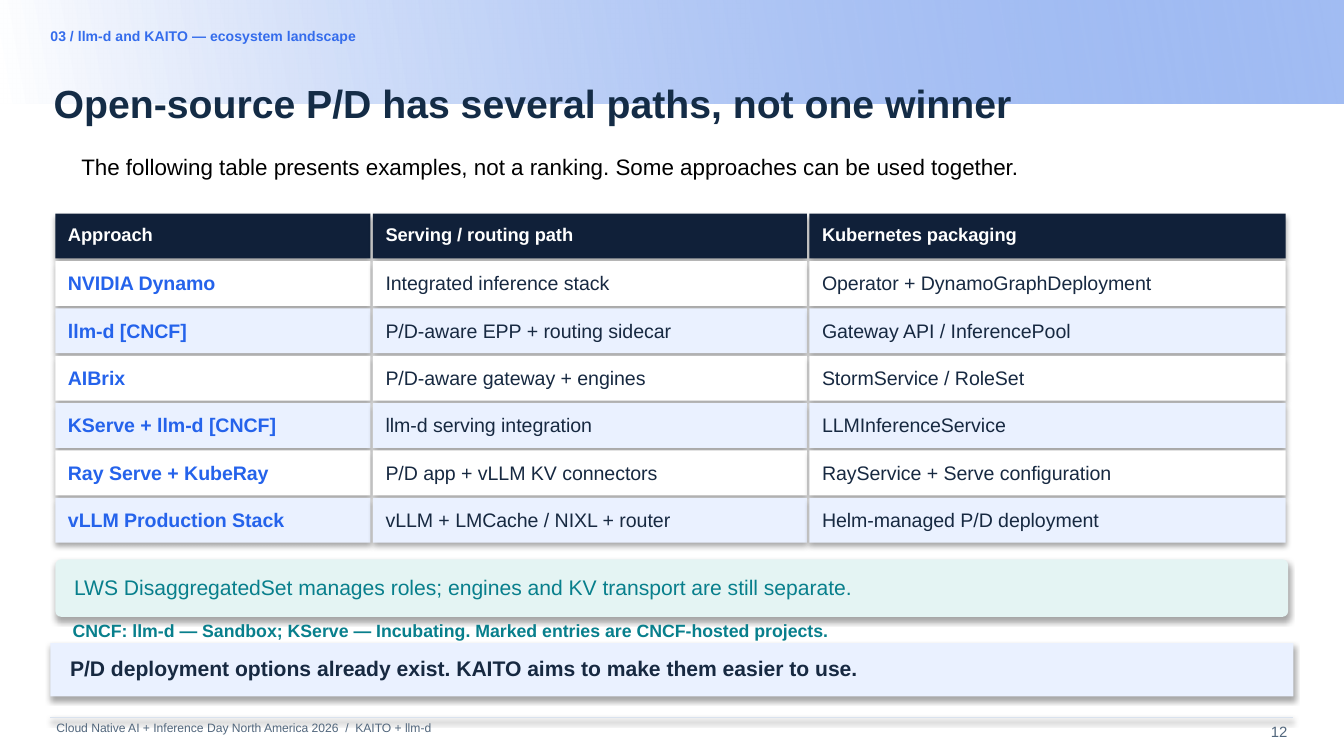
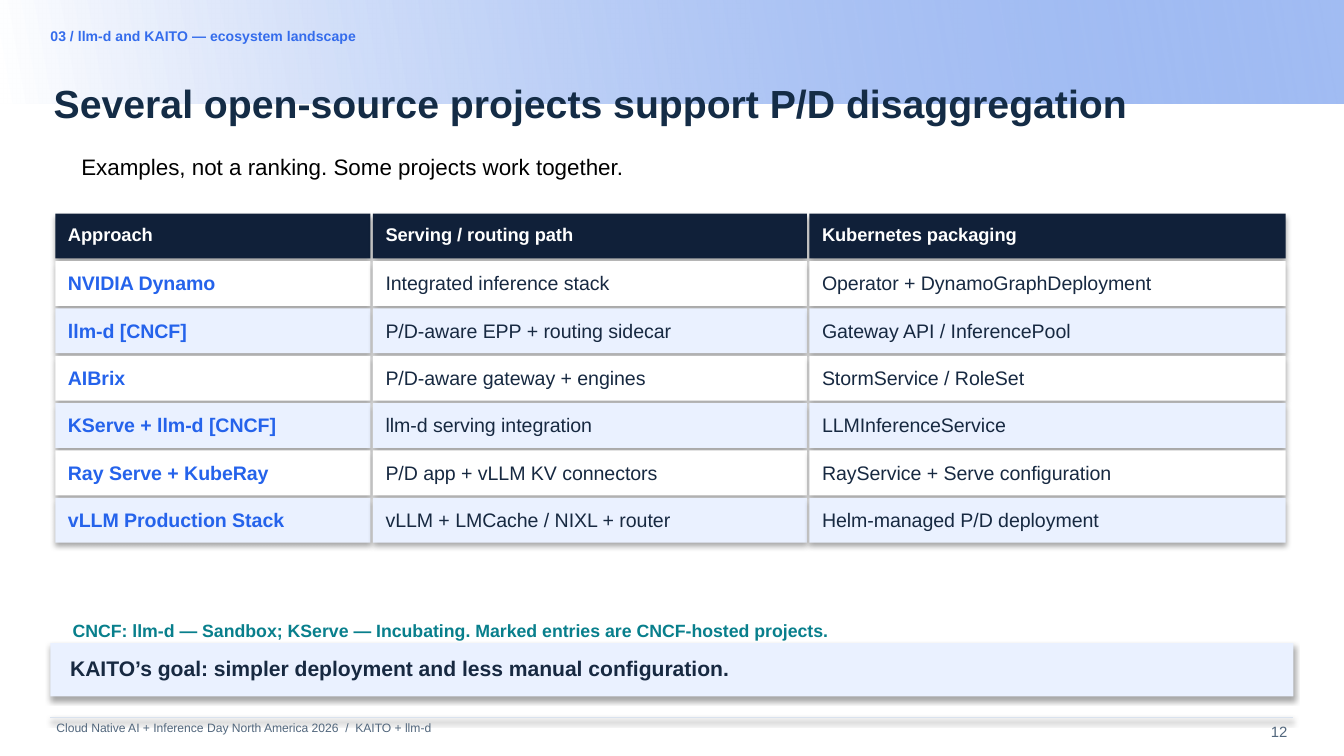
Before and after one commit to andyzhangx/demo, a slide deck: slide 12 of llm/pd-disaggregation/kubecon-na-2026-pd-disaggregation-kaito-llmd.pptx. Drawn at 1344x756 pixels with LibreOffice and Linux fonts; fonts in the diff are those of the drawing; background and template pictures are left out. Boxes give left, top, right and bottom in pixels: in the first picture for what was removed or moved away, otherwise in the second. Text is boxed around its words. In the diff, an @@ line names an element or a change of style, - is before the commit and + after.

```diff
--- a/llm/pd-disaggregation/kubecon-na-2026-pd-disaggregation-kaito-llmd.pptx
+++ b/llm/pd-disaggregation/kubecon-na-2026-pd-disaggregation-kaito-llmd.pptx
@@ text at box(54, 89, 1127, 126): text changed @@
-Open-source P/D has several paths, not one winner
+Several open-source projects support P/D disaggregation
@@ text at box(81, 158, 623, 180): text changed @@
-The following table presents examples, not a ranking. Some approaches can be used together.
+Examples, not a ranking. Some projects work together.
@@ rounded rectangle removed at box(55, 559, 1288, 617) @@
@@ text removed at box(74, 579, 852, 600) @@
-LWS DisaggregatedSet manages roles; engines and KV transport are still separate.
@@ text at box(70, 660, 728, 681): text changed @@
-P/D deployment options already exist. KAITO aims to make them easier to use.
+KAITO’s goal: simpler deployment and less manual configuration.
```
